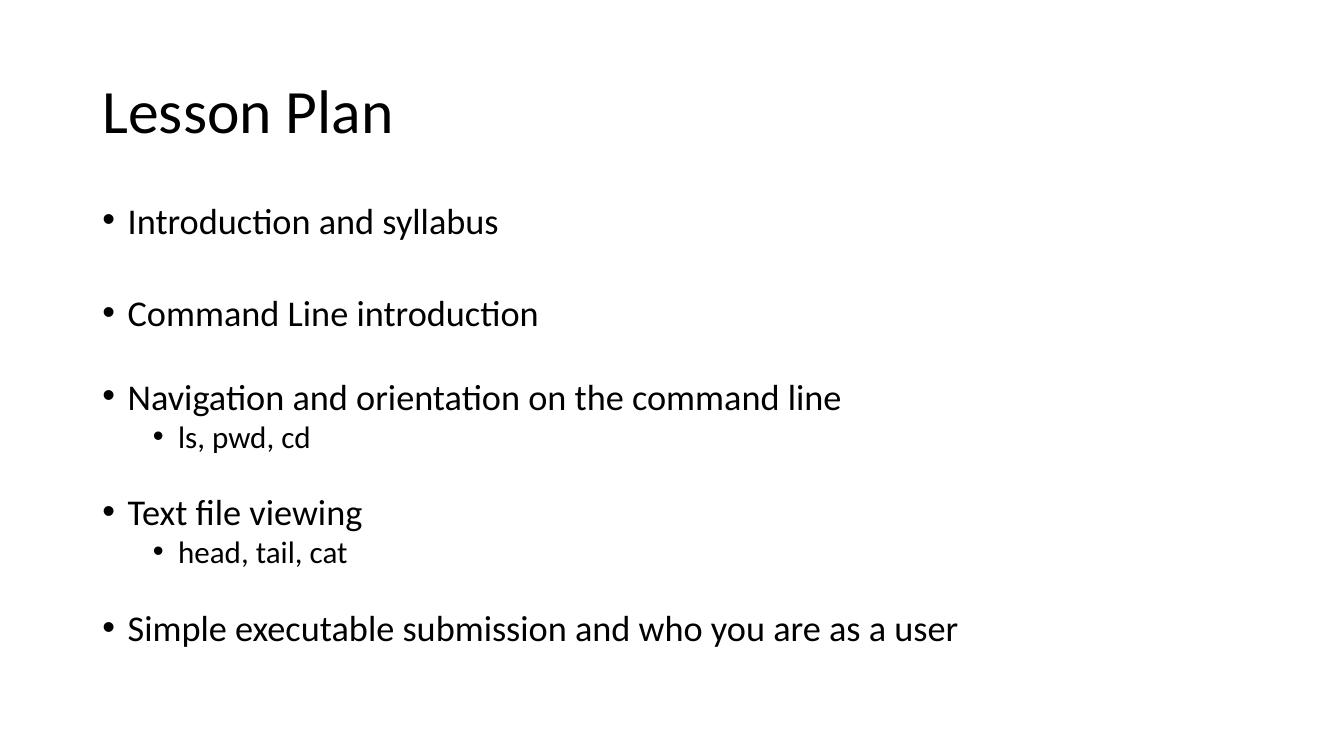
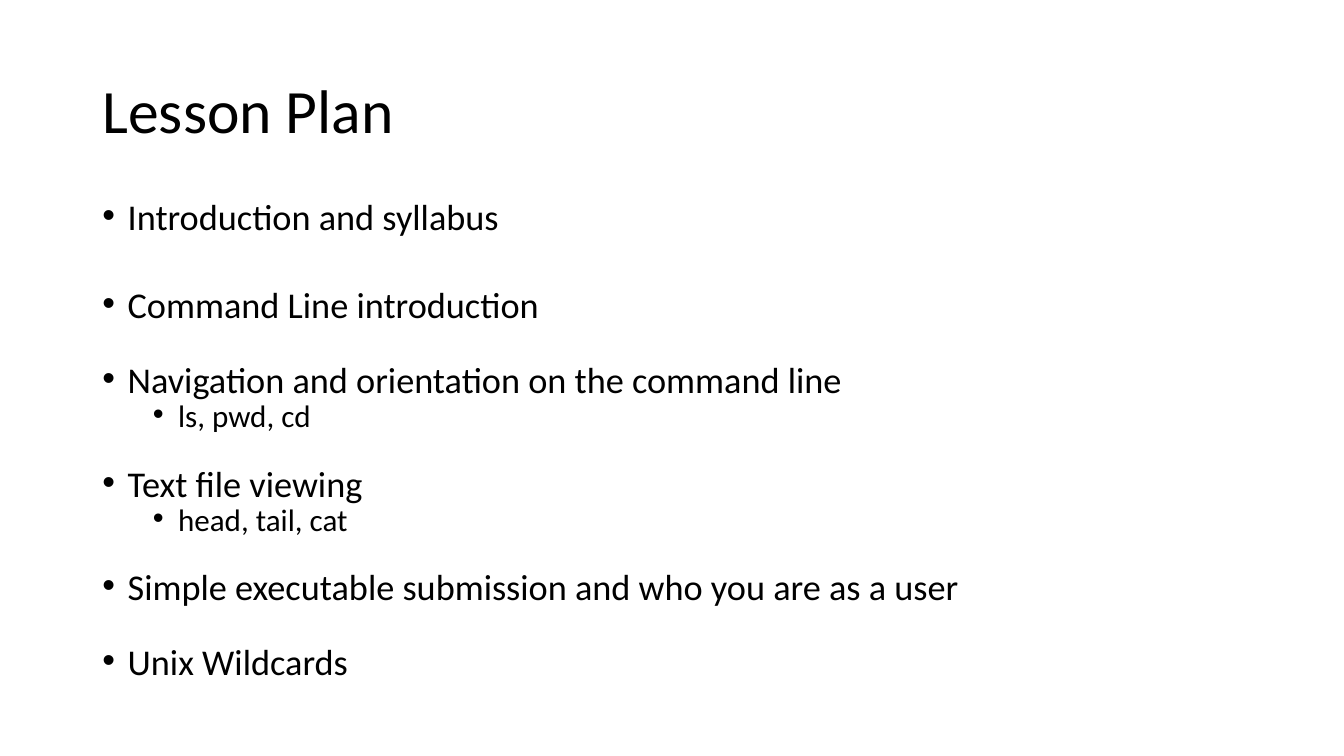
Before and after one commit to haibol2016/BioinformaticsTrainingWorkshop, a slide deck: slide 2 of 1.Unix/presentations/intro_to_unix_command_line.pptx. Drawn at 1344x756 pixels with LibreOffice and Linux fonts; fonts in the diff are those of the drawing. Boxes give left, top, right and bottom in pixels: in the first picture for what was removed or moved away, otherwise in the second. Text is boxed around its words. In the diff, an @@ line names an element or a change of style, - is before the commit and + after.

Commit message:
update unix slides

```diff
--- a/1.Unix/presentations/intro_to_unix_command_line.pptx
+++ b/1.Unix/presentations/intro_to_unix_command_line.pptx
@@ text at [128, 204, 958, 606]: line spacing 0.8 to 0.7 @@
@@ text at [128, 649, 348, 676]: paragraph added @@
+• Unix Wildcards
```
Also in this commit, not shown: 8 other slides changed, 5 slides added, 3 other files.
